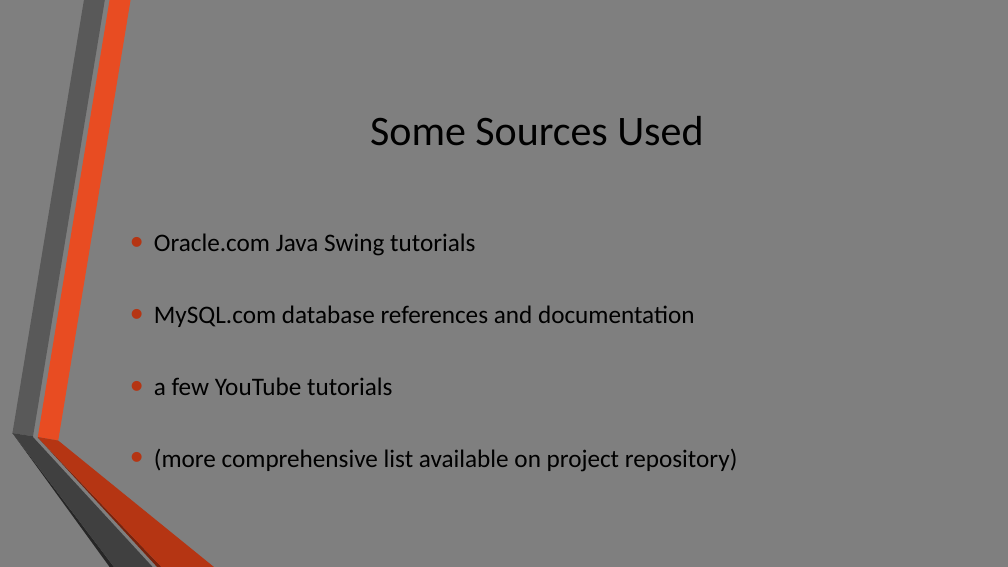
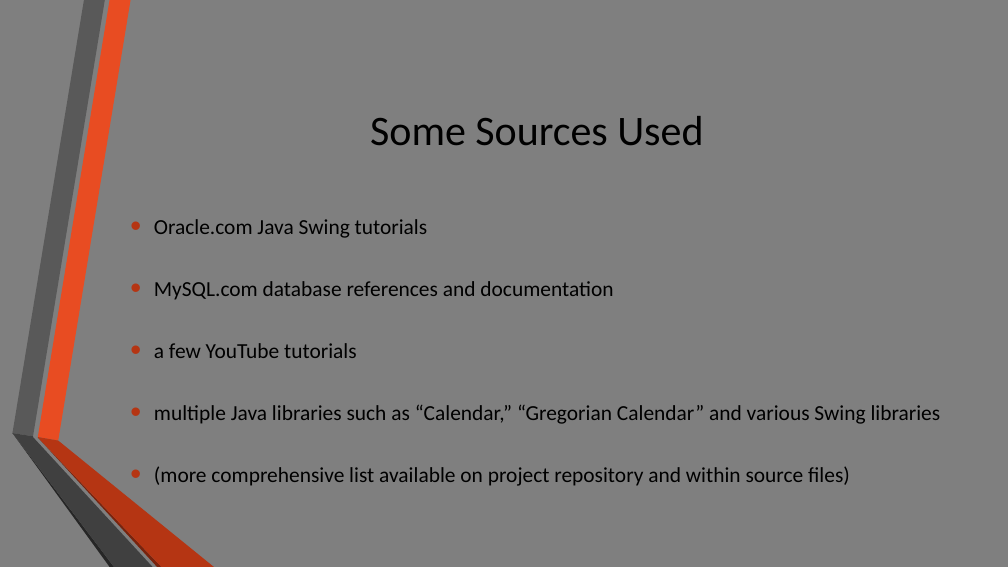
Before and after one commit to mnavickas/Calendar, a slide deck: slide 8 of presentation/EECS 448- Project 1 Presentation.pptx. Drawn at 1008x567 pixels with LibreOffice and Linux fonts; fonts in the diff are those of the drawing; background and template pictures are left out. Boxes give left, top, right and bottom in pixels: in the first picture for what was removed or moved away, otherwise in the second. Text is boxed around its words. In the diff, an @@ line names an element or a change of style, - is before the commit and + after.

Commit message:
Updated PowerPoint presentation

```diff
--- a/presentation/EECS 448- Project 1 Presentation.pptx
+++ b/presentation/EECS 448- Project 1 Presentation.pptx
@@ text at (x1=154, y1=219, x2=613, y2=358): size 24 to 20.4 pt in "Oracle.com Java Swing tutorials", "MySQL.com database references and documentation", "a few YouTube tutorials" @@
@@ text at (x1=154, y1=405, x2=941, y2=486): text changed; size 24 to 20.4 pt @@
-• (more comprehensive list available on project repository)
+• multiple Java libraries such as “Calendar,” “Gregorian Calendar” and various Swing libraries
+• (more comprehensive list available on project repository and within source files)
```
